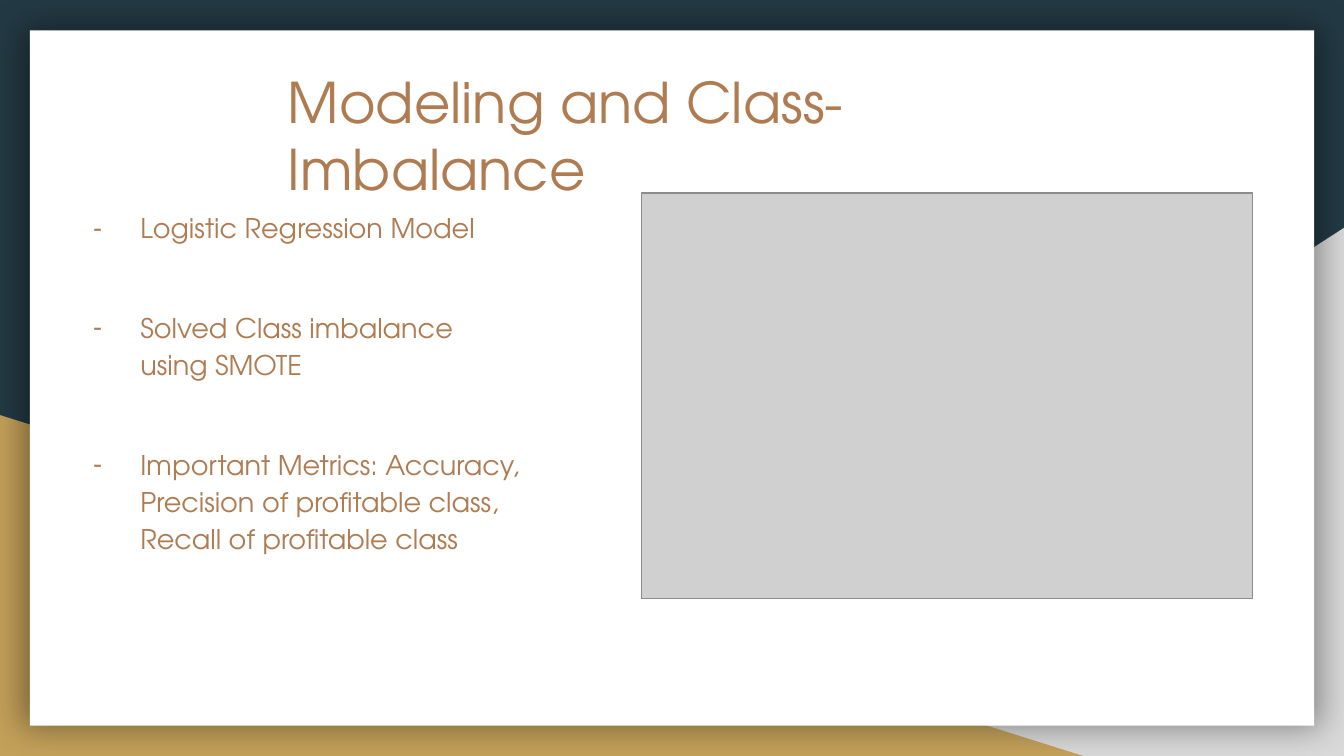
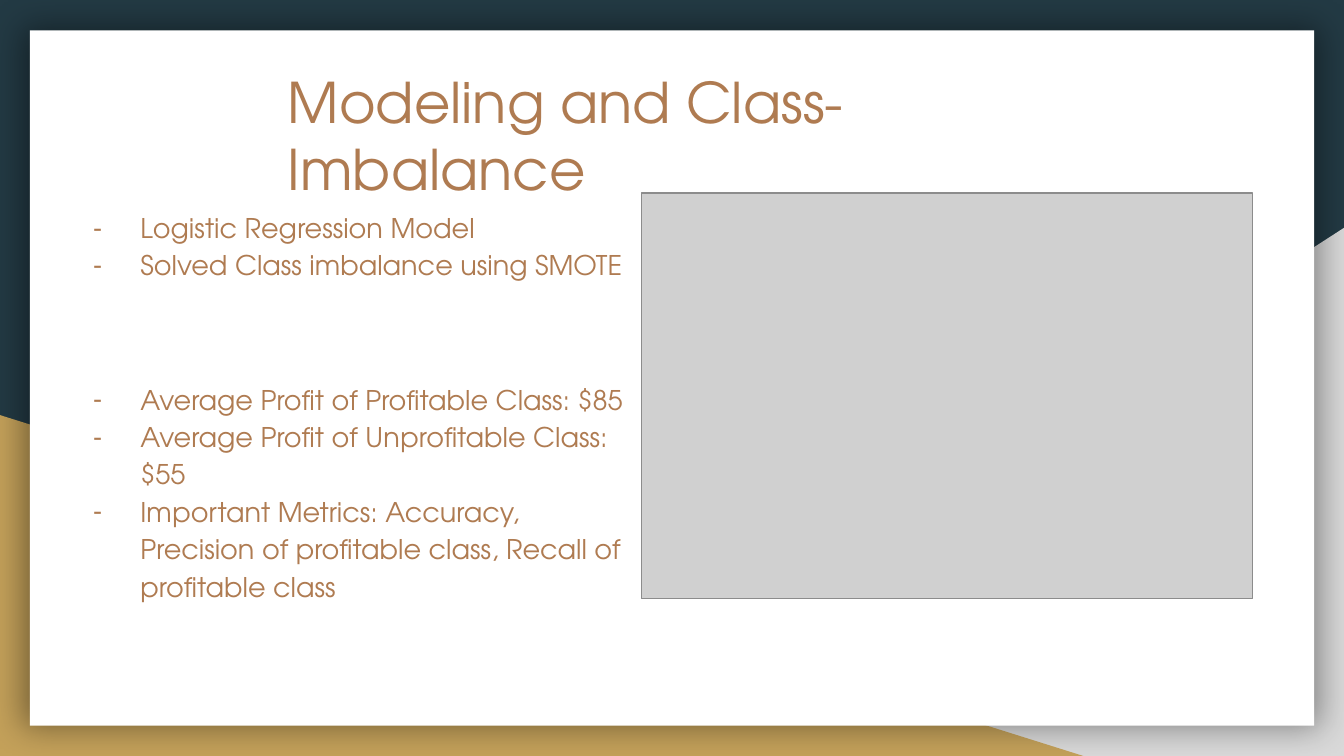
Before and after one commit to aberman102/StockX, a slide deck: slide 7 of StockX Project.pptx. Drawn at 1344x756 pixels with LibreOffice and Linux fonts; fonts in the diff are those of the drawing; grey boxes stand for pictures. Boxes give left, top, right and bottom in pixels: in the first picture for what was removed or moved away, otherwise in the second. Text is boxed around its words. In the diff, an @@ line names an element or a change of style, - is before the commit and + after.

Commit message:
Updated Project

```diff
--- a/StockX Project.pptx
+++ b/StockX Project.pptx
@@ text at (140, 254, 622, 602): less space between paragraphs @@
@@ text at (140, 388, 623, 486): paragraphs added @@
+– Average Profit of Profitable Class: $85
+– Average Profit of Unprofitable Class: $55
```
